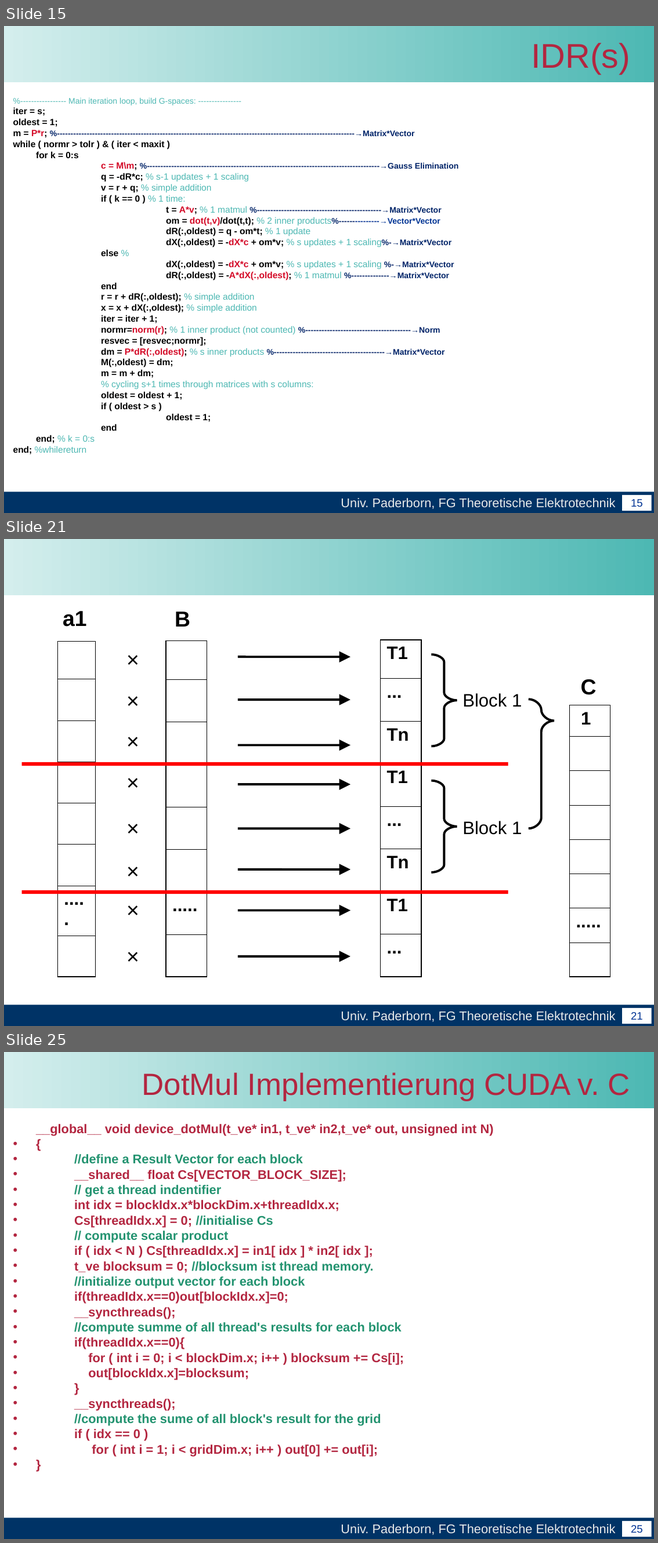
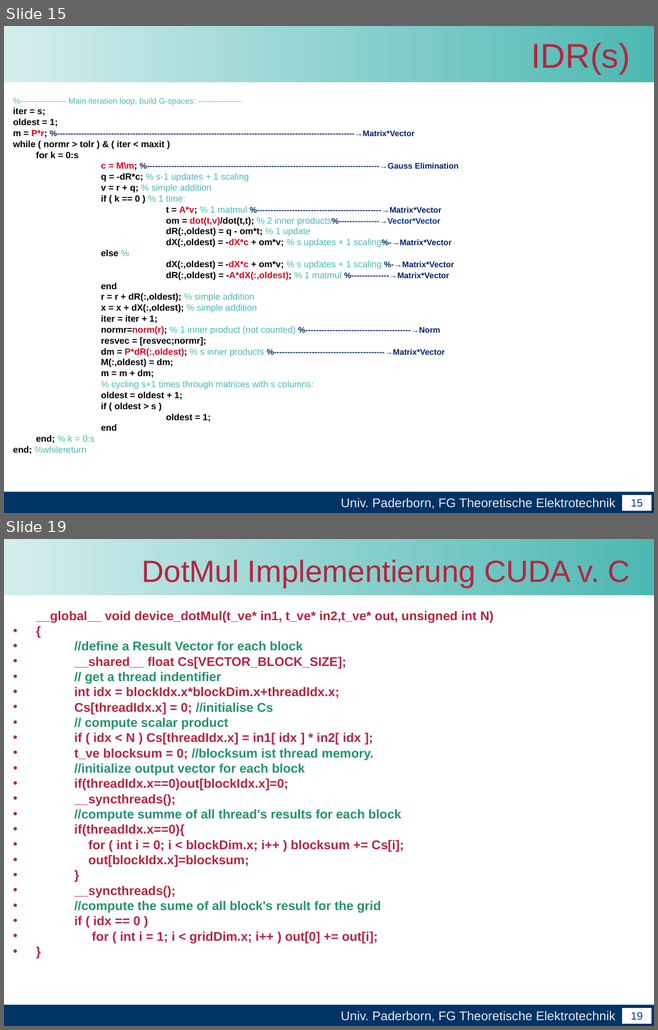
Before and after one commit to unconditional/projektarbeitcuda, a slide deck: Vortrag/Zwischenvortrag der Projektarbeit CUDA(xby).ppt. Shown one above the other, each under a label of ours: slides 15, 21 and 25 before the commit, slides 15 and 19 after it; the slides between them are not shown. The pictures are 658x1543 and 658x1030 pixels, drawn with LibreOffice and Linux fonts; fonts in the diff are those of the drawing; background and template pictures are left out. Boxes give left, top, right and bottom in pixels: in the first picture for what was removed or moved away, otherwise in the second. Text is boxed around its words. In the diff, an @@ line names an element or a change of style, - is before the commit and + after.

```diff
--- a/Vortrag/Zwischenvortrag der Projektarbeit CUDA(xby).ppt
+++ b/Vortrag/Zwischenvortrag der Projektarbeit CUDA(xby).ppt
@@ slide 21 removed at (4,539,654,1026), background #FFFFFF; not listed: 4 template elements that a slide beside it also shows @@
@@ text removed at (63,611,86,627) @@
-a1
@@ text removed at (175,611,190,627) @@
-B
@@ table removed at (57,642,95,977), 8 rows, 1 columns @@
-
-
-
-
-
-
-.....
-
@@ text removed at (120,643,146,675) @@
-×
@@ table removed at (166,641,206,977), 8 rows, 1 columns @@
-
-
-
-
-
-
-.....
-
@@ table removed at (380,640,421,977), 8 rows, 1 columns @@
-T1
-...
-Tn
-T1
-...
-Tn
-T1
-...
@@ arrow removed from (238, 657) to (350, 657) @@
@@ freeform shape removed at (431,654,456,746) @@
@@ text removed at (120,684,146,716) @@
-×
@@ text removed at (462,693,521,707) @@
-Block 1
@@ text removed at (581,679,596,695) @@
-C
@@ arrow removed from (238, 700) to (350, 700) @@
@@ freeform shape removed at (528,700,554,829) @@
@@ table removed at (569,705,610,977), 8 rows, 1 columns @@
-1
-
-
-
-
-
-.....
-
@@ text removed at (120,725,146,757) @@
-×
@@ arrow removed from (238, 745) to (350, 745) @@
@@ line removed from (21, 764) to (508, 764) @@
@@ text removed at (120,766,146,798) @@
-×
@@ freeform shape removed at (431,781,456,873) @@
@@ arrow removed from (238, 784) to (350, 784) @@
@@ text removed at (120,811,146,843) @@
-×
@@ arrow removed from (238, 829) to (350, 829) @@
@@ text removed at (462,821,521,835) @@
-Block 1
@@ text removed at (120,854,146,886) @@
-×
@@ arrow removed from (238, 870) to (350, 870) @@
@@ line removed from (21, 892) to (508, 892) @@
@@ text removed at (120,893,146,925) @@
-×
@@ arrow removed from (238, 911) to (350, 911) @@
@@ text removed at (120,939,146,972) @@
-×
@@ arrow removed from (238, 957) to (350, 957) @@
@@ what was slide 25 is now slide 19 @@
@@ page number at (630,1012,643,1020): text changed @@
-25
+19
```
Also in this commit, not shown: 2 slides changed, 5 other slides removed.
